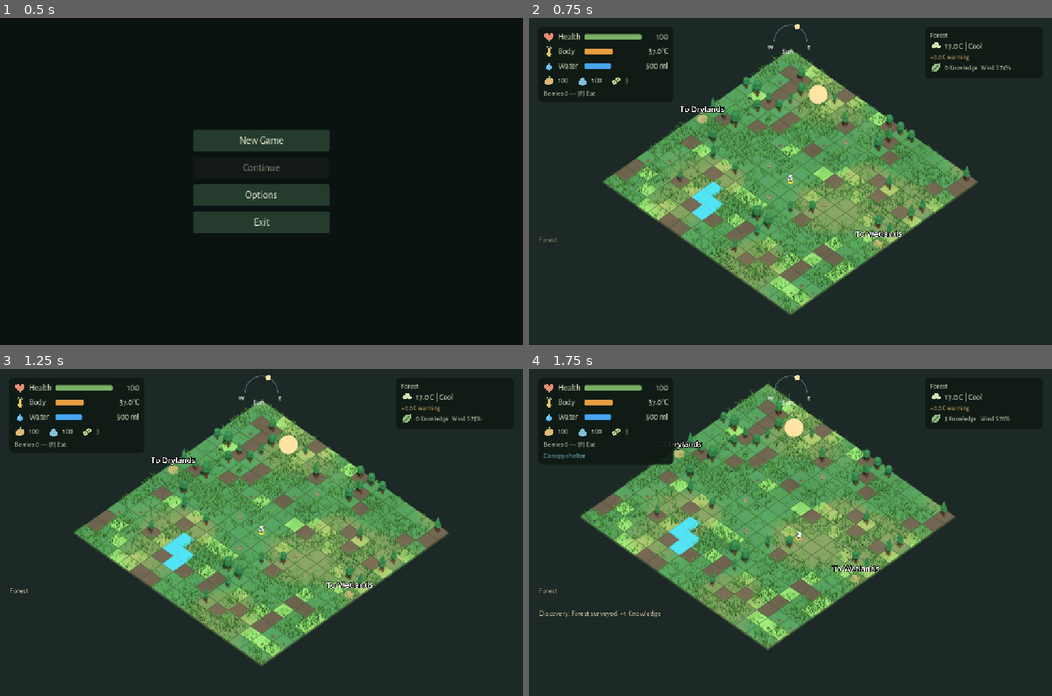
Above: before the commit, frames 1-4 (two rows, left to right).
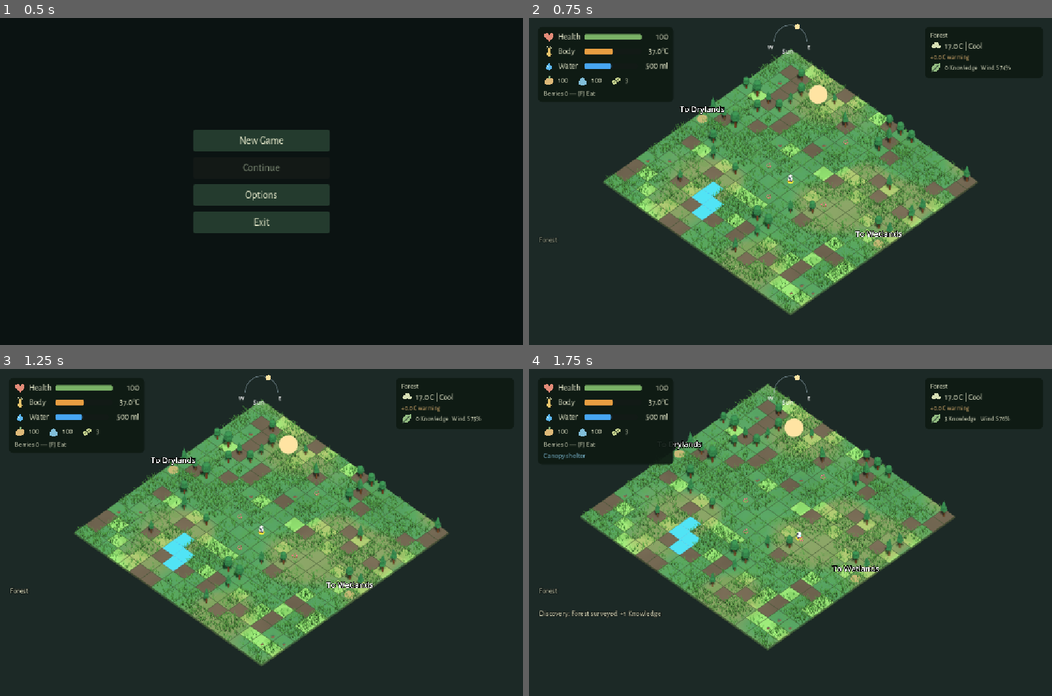
Above: after the commit, the same moments.

Repository: emir-masinovic/gameup-2026-nihilists
Game: Godot game, scene res://features/menus/main_menu.tscn
The game is run twice, just before and just after one commit, with the same random seed, the same clock (stepped at 60 frames per second) and the same inputs.
Inputs (mouse positions are in pixels of both pictures, inside the frame that each line leads up to):
- Up to frame 1 (0.5 s): no input
- Up to frame 2 (0.75 s): click "New Game" at 0.5 s
- Up to frame 3 (1.25 s): no input
- Up to frame 4 (1.75 s): tap Enter (ui_accept) at 1.25 s; move the mouse to (905, 516) at 1.27 s; hold D (move_east) from 1.28 s (still down); hold F (eat) from 1.28 s (still down); click (905, 516) at 1.42 s; tap Space (chop_gather) at 1.52 s

Frame 1 is identical in both runs. In frame 2, 1.2% of the frame differs, in the area x 14-83%, y 9-90%; in frame 3, 1.1%; in frame 4, 1.1%.

Commit message:
feat: add shared Perlin wind field for grass

Diff:
--- a/features/levels/forest/nature/ground_cover.gd
+++ b/features/levels/forest/nature/ground_cover.gd
@@ -12,6 +12,7 @@
 var _detail_noise = FastNoiseLite.new()
 var _grass_sites: Dictionary = {}
 var baseline = OS.is_debug_build() and OS.get_cmdline_user_args().has("--grass-baseline")
+var _wind_texture: NoiseTexture2D
 var _grid: RefCounted
 var _crack_sizes: Array[float] = []
 var _crack_targets: Array[float] = []
@@ -78,6 +79,19 @@
 	renderer.material_override.set_shader_parameter("wind_height",0.3 if shrubs else 0.5)
 	if not shrubs and not baseline:
 		renderer.material_override.set_shader_parameter("view_thickening",0.35 if OS.is_debug_build() and OS.get_cmdline_user_args().has("--grass-thickening") and not OS.get_cmdline_user_args().has("--grass-no-thickening") else 0.0)
+		if not OS.get_cmdline_user_args().has("--grass-no-perlin"):
+			_wind_texture = NoiseTexture2D.new()
+			_wind_texture.width = 128
+			_wind_texture.height = 128
+			_wind_texture.seamless = true
+			var wind_noise = FastNoiseLite.new()
+			wind_noise.noise_type = FastNoiseLite.TYPE_PERLIN
+			wind_noise.fractal_type = FastNoiseLite.FRACTAL_NONE
+			wind_noise.frequency = 0.055
+			wind_noise.seed = _appearance_seed
+			_wind_texture.noise = wind_noise
+			renderer.material_override.set_shader_parameter("wind_field",_wind_texture)
+			renderer.material_override.set_shader_parameter("spatial_wind_enabled",true)
 	renderer.cast_shadow = GeometryInstance3D.SHADOW_CASTING_SETTING_OFF
 	renderer.extra_cull_margin = 0.7
 	add_child(renderer)
@@ -254,9 +268,11 @@
 	return mesh.commit()
 
 func set_wind(state: Dictionary):
+	var direction: Vector2 = state.direction
+	if direction.length_squared() < 0.000001: direction = Vector2.RIGHT
 	for batch in batches:
 		var material = batch.renderer.material_override
-		material.set_shader_parameter("wind_direction",state.direction)
+		material.set_shader_parameter("wind_direction",direction)
 		material.set_shader_parameter("wind_strength",state.strength)
 		material.set_shader_parameter("wind_time",state.time)
 
--- a/features/levels/forest/nature/shader_foliage.gdshader
+++ b/features/levels/forest/nature/shader_foliage.gdshader
@@ -6,6 +6,8 @@
 varying vec3 leaf_position;
 uniform bool instance_health = false;
 uniform bool blade_grass = false;
+uniform bool spatial_wind_enabled = false;
+uniform sampler2D wind_field : repeat_enable, filter_linear;
 uniform float view_thickening : hint_range(0.0, 0.6) = 0.0;
 uniform float lod_straighten : hint_range(0.0,1.0) = 0.0;
 varying float blade_height;
@@ -40,9 +42,22 @@
     // A shared travelling field, with only a small seeded local phase offset.
     float phase = instance_health ? INSTANCE_CUSTOM.g * 0.45 : 0.0;
     float along_wind = dot(world.xz, wind_direction);
-    float wave = sin(wind_time * 1.65 - along_wind * 0.44 + phase);
-    float gust = 0.75 + 0.25 * sin(wind_time * 0.43 - along_wind * 0.1);
-    vec3 direction = vec3(wind_direction.x,0.0,wind_direction.y);
+    float wave;
+    float gust;
+    vec2 field_direction = wind_direction;
+    if (blade_grass && spatial_wind_enabled) {
+        vec2 flow_uv = world.xz * 0.025 - wind_direction * wind_time * 0.012;
+        float broad = textureLod(wind_field,flow_uv,0.0).r;
+        float detail = textureLod(wind_field,world.xz*0.11-wind_direction*wind_time*0.026+vec2(0.37,0.61),0.0).r;
+        wave = clamp((broad-0.5)*2.0+(detail-0.5)*0.4,-1.0,1.0);
+        gust = 0.65+0.5*broad;
+        field_direction = normalize(wind_direction+vec2(-wind_direction.y,wind_direction.x)*(detail-0.5)*0.3);
+    }
+    else {
+        wave = sin(wind_time * 1.65 - along_wind * 0.44 + phase);
+        gust = 0.75 + 0.25 * sin(wind_time * 0.43 - along_wind * 0.1);
+    }
+    vec3 direction = vec3(field_direction.x,0.0,field_direction.y);
     vec3 local_direction = vec3(dot(normalize(MODEL_MATRIX[0].xyz), direction), 0.0,
                                 dot(normalize(MODEL_MATRIX[2].xyz), direction));
     ivec2 cell = ivec2(floor((world.xz-shelter_origin)/2.0+vec2(0.5)));
